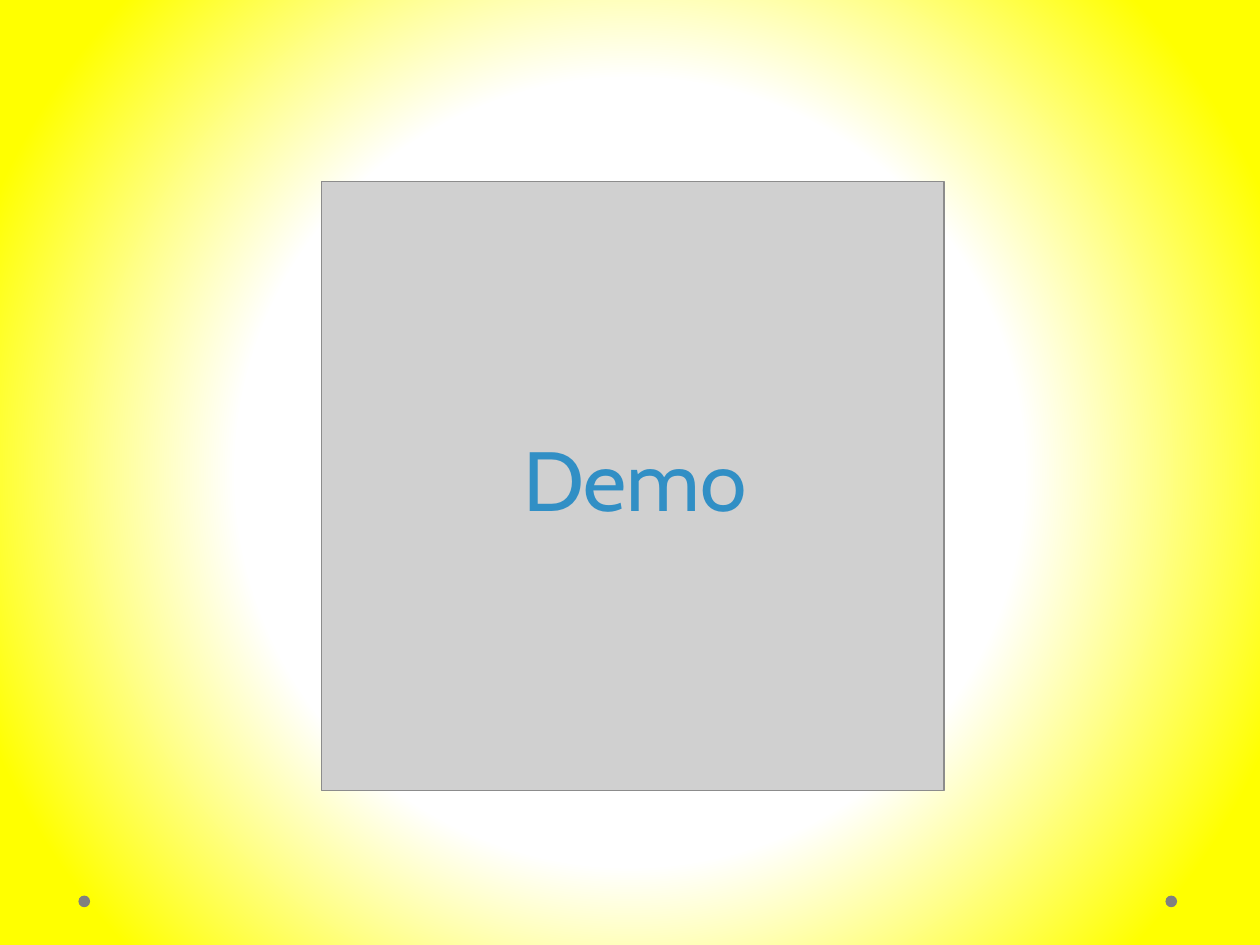
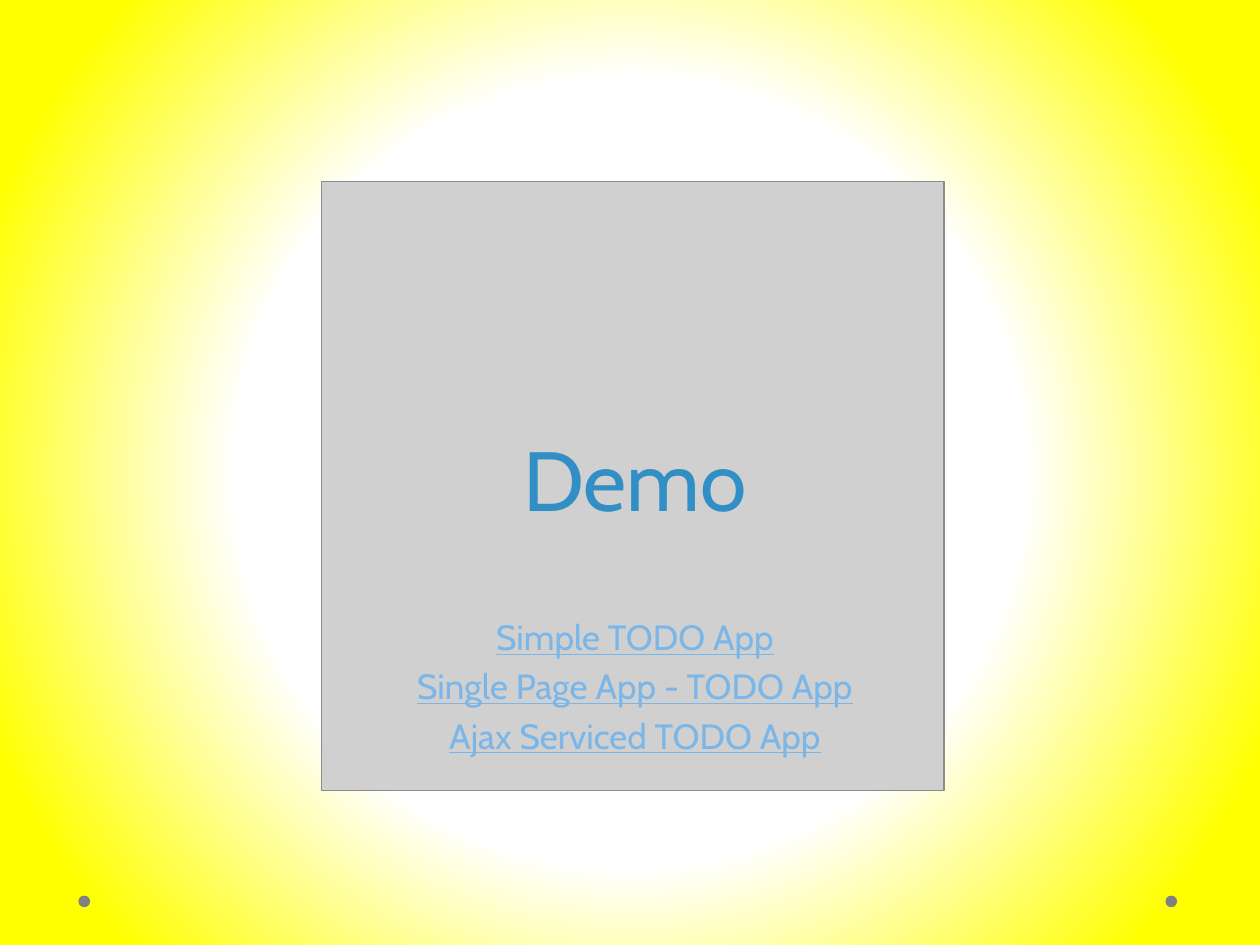
Before and after one commit to murtazahaveliwala/technext-angularjs-demo, a slide deck: slide 20 of Introduction to AngularJs.pptx. Drawn at 1260x945 pixels with LibreOffice and Linux fonts; fonts in the diff are those of the drawing; grey boxes stand for pictures. Boxes give left, top, right and bottom in pixels: in the first picture for what was removed or moved away, otherwise in the second. Text is boxed around its words. In the diff, an @@ line names an element or a change of style, - is before the commit and + after.

```diff
--- a/Introduction to AngularJs.pptx
+++ b/Introduction to AngularJs.pptx
@@ text added at bbox=[417, 624, 853, 757], 20 pt, text #7AB6E8, underline @@
+Simple TODO App
+Single Page App - TODO App
+Ajax Serviced TODO App
```
Also in this commit, not shown: 4 other slides changed, 8 other files.
